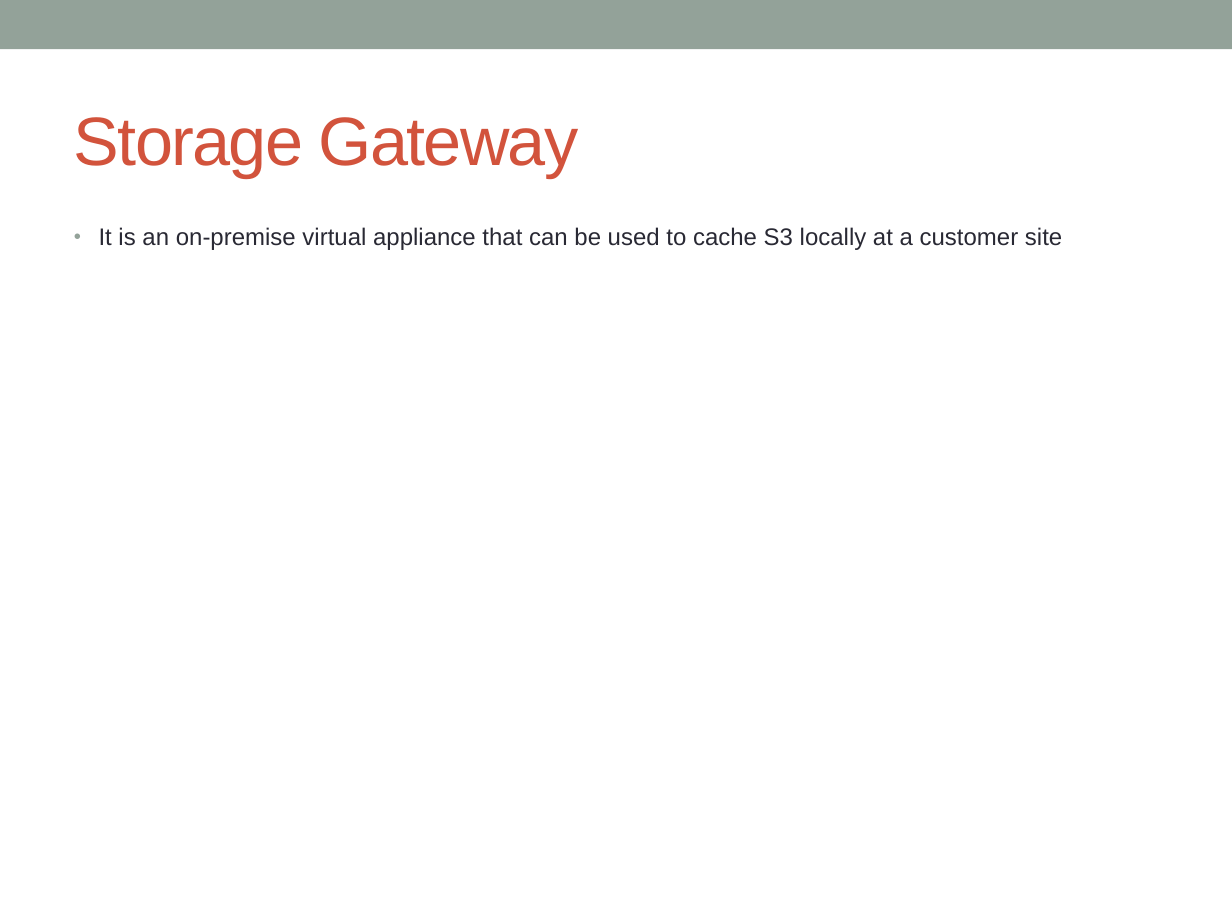
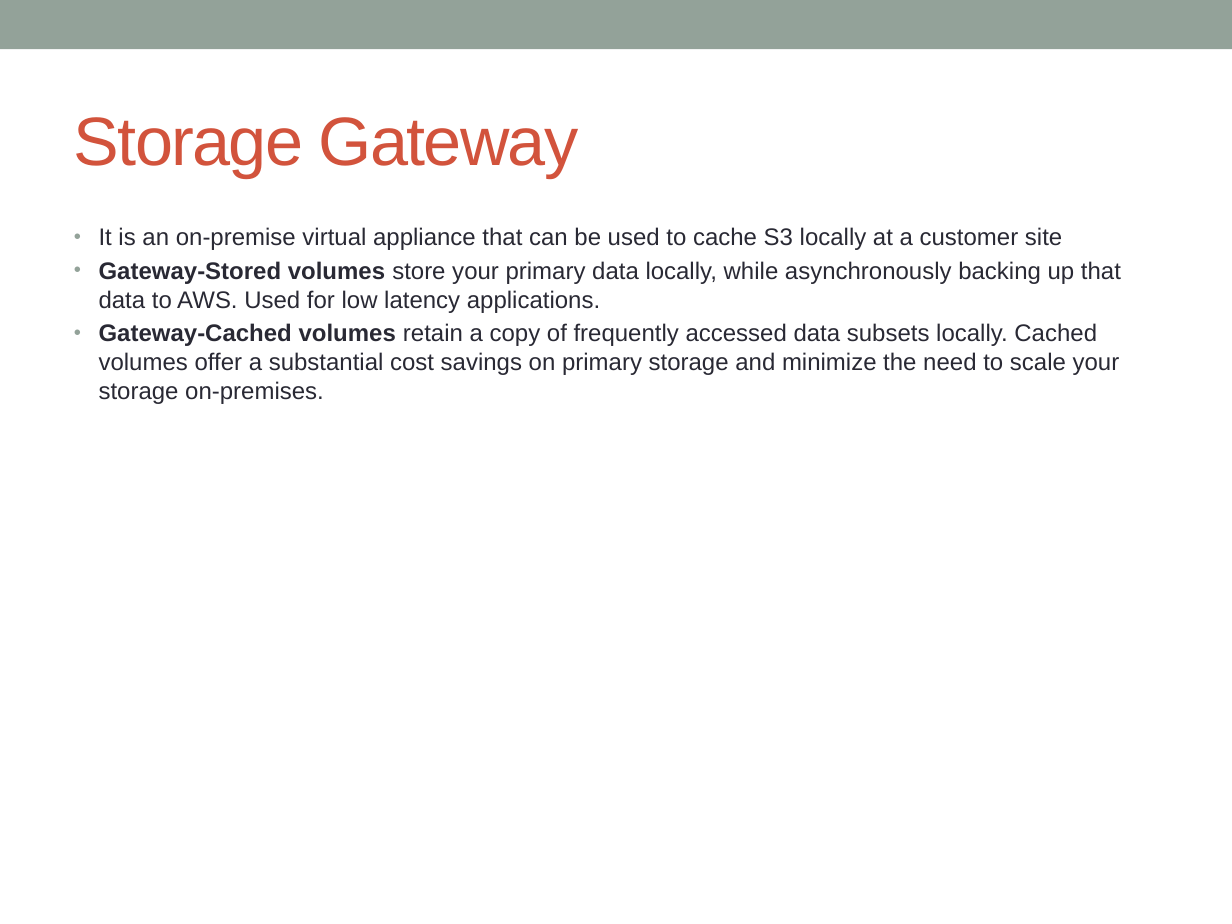
Before and after one commit to notionquest/ProjectDocumentation, a slide deck: slide 37 of AWS_Solution_Architect.pptx (slide 35 before the commit). Drawn at 1232x924 pixels with LibreOffice and Linux fonts; fonts in the diff are those of the drawing. Boxes give left, top, right and bottom in pixels: in the first picture for what was removed or moved away, otherwise in the second. Text is boxed around its words. In the diff, an @@ line names an element or a change of style, - is before the commit and + after.

```diff
--- a/AWS_Solution_Architect.pptx
+++ b/AWS_Solution_Architect.pptx
@@ text at bbox=[99, 261, 1121, 404]: paragraphs added @@
+• Gateway-Stored volumes store your primary data locally, while asynchronously backing up that data to AWS. Used for low latency applications.
+• Gateway-Cached volumes retain a copy of frequently accessed data subsets locally. Cached volumes offer a substantial cost savings on primary storage and minimize the need to scale your storage on-premises.
```
Also in this commit, not shown: 9 other slides changed, 21 slides added.
